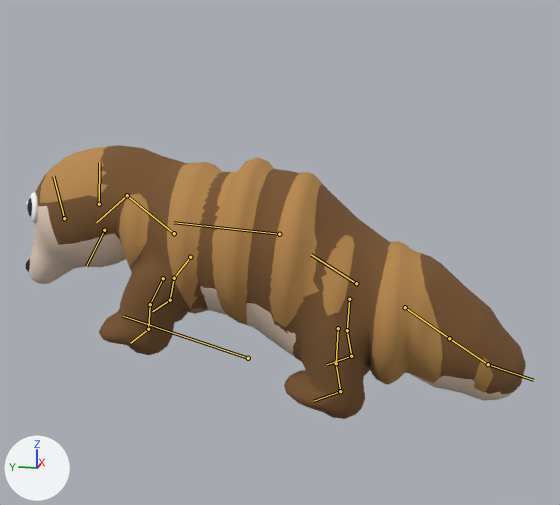
An edit to the glTF model art_sources/own/sunda_pangolin_LOD1.glb, drawn before and after from the same camera.
Before and after are seen from a 50 mm lens placed at (-0.89, -0.221, 0.379), pointed at (0.036, -0.036, 0.147). Lighting does not change. The marker at lower left points along +X, +Y and +Z. The older version comes first. Both versions are drawn at frame 6 of the action 'attack'; the numbers are the values there. The bones that bend it are drawn over the model as lines.

The first picture shows 'sunda_pangolin'.
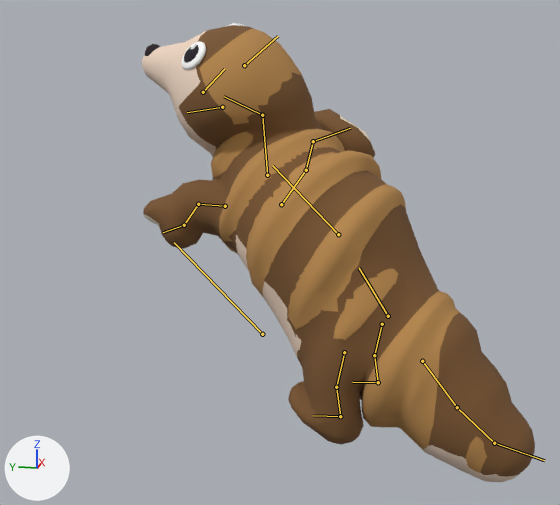
Pixel boxes (x1, y1, x2, y2) of what changed, in the pictures (560 x 505 px):
'sunda_pangolin', posed (21% narrower, 67% taller)
    before: (26, 145, 526, 419)
    after: (141, 23, 535, 482)
bone 'root', root to tip
    before: (248, 358) to (123, 316)
    after: (262, 334) to (174, 242)
bone 'chest', root to tip
    before: (279, 234) to (173, 222)
    after: (338, 234) to (272, 165)
bone 'neck', root to tip
    before: (174, 233) to (127, 195)
    after: (267, 175) to (262, 115)
bone 'head', root to tip
    before: (127, 195) to (96, 222)
    after: (262, 115) to (224, 96)
bone 'fl_upper.L', root to tip
    before: (163, 278) to (150, 304)
    after: (225, 206) to (198, 204)
bone 'fl_lower.L', root to tip
    before: (150, 304) to (148, 329)
    after: (198, 204) to (184, 225)
bone 'fl_foot.L', root to tip
    before: (148, 329) to (130, 343)
    after: (184, 225) to (163, 232)
bone 'fl_upper.R', root to tip
    before: (190, 257) to (174, 278)
    after: (281, 204) to (306, 170)
bone 'fl_lower.R', root to tip
    before: (174, 278) to (170, 300)
    after: (306, 170) to (313, 141)
bone 'fl_foot.R', root to tip
    before: (170, 300) to (152, 311)
    after: (313, 141) to (350, 128)
bone 'tail1', root to tip
    before: (405, 307) to (449, 338)
    after: (422, 361) to (457, 407)
bone 'tail2', root to tip
    before: (449, 338) to (488, 364)
    after: (457, 407) to (494, 443)
bone 'tail3', root to tip
    before: (488, 364) to (533, 380)
    after: (494, 443) to (544, 460)
bone 'hl_upper.L', root to tip
    before: (338, 328) to (336, 363)
    after: (344, 352) to (336, 387)
bone 'hl_lower.L', root to tip
    before: (336, 363) to (340, 391)
    after: (336, 387) to (340, 416)
bone 'hl_foot.L', root to tip
    before: (340, 391) to (313, 401)
    after: (340, 416) to (313, 415)
bone 'hl_upper.R', root to tip
    before: (349, 299) to (347, 330)
    after: (382, 324) to (374, 355)
bone 'hl_lower.R', root to tip
    before: (347, 330) to (351, 356)
    after: (374, 355) to (378, 382)
bone 'hl_foot.R', root to tip
    before: (351, 356) to (327, 364)
    after: (378, 382) to (352, 382)

Patch to the scene script:
```diff
--- a/art_sources/own/sunda_pangolin_LOD1.glb.py
+++ b/art_sources/own/sunda_pangolin_LOD1.glb.py
@@ bone_root @@
 bone_root = bpy.data.objects['sunda_pangolin_rig'].pose.bones['root']
-bone_root.location = (0.0, -0.002, 0.017)
-bone_root.rotation_quaternion = (0.991, 0.133, 0.0, 0.0)  # degrees (15, 0, 0)
-bone_root.scale = (1.0, 1.0, 1.0)
+bone_root.location = (0.022, -0.016, 0.043)
+bone_root.rotation_quaternion = (0.935, 0.319, -0.05, -0.148)  # degrees (38, 0, -18)
+bone_root.scale = (0.97, 1.0, 1.05)
@@ bone_chest @@
 bone_chest = bpy.data.objects['sunda_pangolin_rig'].pose.bones['chest']  # child of 'hips'
-bone_chest.rotation_quaternion = (1.0, 0.0, 0.0, 0.0)  # degrees (0, 0, 0)
+bone_chest.rotation_quaternion = (0.99, 0.061, -0.008, -0.129)  # degrees (7, 0, -15)
@@ bone_neck @@
 bone_neck = bpy.data.objects['sunda_pangolin_rig'].pose.bones['neck']  # child of 'chest'
-bone_neck.rotation_quaternion = (0.983, -0.183, 0.0, 0.0)  # degrees (-21, 0, 0)
+bone_neck.rotation_quaternion = (0.985, 0.05, 0.008, 0.165)  # degrees (6, 0, 19)
@@ bone_head @@
 bone_head = bpy.data.objects['sunda_pangolin_rig'].pose.bones['head']  # child of 'neck'
-bone_head.rotation_quaternion = (0.999, -0.044, 0.0, 0.0)  # degrees (-5, 0, 0)
+bone_head.rotation_quaternion = (0.991, 0.062, 0.007, 0.114)  # degrees (7, 0, 13)
@@ bone_fl_upper_l @@
 bone_fl_upper_l = bpy.data.objects['sunda_pangolin_rig'].pose.bones['fl_upper.L']  # child of 'chest'
-bone_fl_upper_l.rotation_quaternion = (0.994, 0.111, 0.0, 0.0)  # degrees (13, 0, 0)
+bone_fl_upper_l.rotation_quaternion = (0.916, 0.356, 0.067, 0.172)  # degrees (42, 0, 21)
@@ bone_fl_lower_l @@
 bone_fl_lower_l = bpy.data.objects['sunda_pangolin_rig'].pose.bones['fl_lower.L']  # child of 'fl_upper.L'
-bone_fl_lower_l.rotation_quaternion = (0.98, -0.198, 0.0, 0.0)  # degrees (-23, 0, 0)
+bone_fl_lower_l.rotation_quaternion = (0.864, -0.504, 0.0, 0.0)  # degrees (-61, 0, 0)
@@ bone_fl_foot_l @@
 bone_fl_foot_l = bpy.data.objects['sunda_pangolin_rig'].pose.bones['fl_foot.L']  # child of 'fl_lower.L'
-bone_fl_foot_l.rotation_quaternion = (0.996, -0.089, 0.0, 0.0)  # degrees (-10, 0, 0)
+bone_fl_foot_l.rotation_quaternion = (0.988, -0.157, 0.0, 0.0)  # degrees (-18, 0, 0)
@@ bone_fl_upper_r @@
 bone_fl_upper_r = bpy.data.objects['sunda_pangolin_rig'].pose.bones['fl_upper.R']  # child of 'chest'
-bone_fl_upper_r.rotation_quaternion = (0.967, 0.193, 0.0, 0.0)  # degrees (23, 0, 0)
-bone_fl_upper_r.scale = (1.0, 1.0, 1.0)
+bone_fl_upper_r.rotation_quaternion = (0.221, 0.896, 0.373, 0.095)  # degrees (152, 0, 45)
+bone_fl_upper_r.scale = (1.0, 1.53, 1.0)
@@ bone_fl_lower_r @@
 bone_fl_lower_r = bpy.data.objects['sunda_pangolin_rig'].pose.bones['fl_lower.R']  # child of 'fl_upper.R'
-bone_fl_lower_r.rotation_quaternion = (0.975, -0.216, 0.0, 0.0)  # degrees (-25, 0, 0)
+bone_fl_lower_r.rotation_quaternion = (0.966, -0.26, 0.0, 0.0)  # degrees (-30, 0, 0)
@@ bone_fl_foot_r @@
 bone_fl_foot_r = bpy.data.objects['sunda_pangolin_rig'].pose.bones['fl_foot.R']  # child of 'fl_lower.R'
-bone_fl_foot_r.rotation_quaternion = (0.991, -0.133, 0.0, 0.0)  # degrees (-15, 0, 0)
-bone_fl_foot_r.scale = (1.0, 1.0, 1.0)
+bone_fl_foot_r.rotation_quaternion = (0.979, 0.205, 0.0, 0.0)  # degrees (24, 0, 0)
+bone_fl_foot_r.scale = (1.38, 1.38, 1.38)
@@ bone_tail1 @@
 bone_tail1 = bpy.data.objects['sunda_pangolin_rig'].pose.bones['tail1']  # child of 'hips'
-bone_tail1.rotation_quaternion = (1.0, 0.0, 0.0, 0.0)  # degrees (0, 0, 0)
+bone_tail1.rotation_quaternion = (0.997, -0.071, 0.0, 0.0)  # degrees (-8, 0, 0)
@@ bone_tail2 @@
 bone_tail2 = bpy.data.objects['sunda_pangolin_rig'].pose.bones['tail2']  # child of 'tail1'
-bone_tail2.rotation_quaternion = (1.0, 0.0, 0.0, 0.0)  # degrees (0, 0, 0)
+bone_tail2.rotation_quaternion = (0.996, -0.087, 0.0, 0.0)  # degrees (-10, 0, 0)
@@ bone_tail3 @@
 bone_tail3 = bpy.data.objects['sunda_pangolin_rig'].pose.bones['tail3']  # child of 'tail2'
-bone_tail3.rotation_quaternion = (1.0, 0.0, 0.0, 0.0)  # degrees (0, 0, 0)
+bone_tail3.rotation_quaternion = (0.995, -0.103, 0.0, 0.0)  # degrees (-12, 0, 0)
@@ bone_hl_upper_l @@
 bone_hl_upper_l = bpy.data.objects['sunda_pangolin_rig'].pose.bones['hl_upper.L']  # child of 'hips'
-bone_hl_upper_l.rotation_quaternion = (0.994, -0.111, 0.0, 0.0)  # degrees (-13, 0, 0)
+bone_hl_upper_l.rotation_quaternion = (0.972, -0.237, 0.0, 0.0)  # degrees (-27, 0, 0)
@@ bone_hl_lower_l @@
 bone_hl_lower_l = bpy.data.objects['sunda_pangolin_rig'].pose.bones['hl_lower.L']  # child of 'hl_upper.L'
-bone_hl_lower_l.rotation_quaternion = (0.994, -0.111, 0.0, 0.0)  # degrees (-13, 0, 0)
+bone_hl_lower_l.rotation_quaternion = (0.983, -0.183, 0.0, 0.0)  # degrees (-21, 0, 0)
@@ bone_hl_foot_l @@
 bone_hl_foot_l = bpy.data.objects['sunda_pangolin_rig'].pose.bones['hl_foot.L']  # child of 'hl_lower.L'
-bone_hl_foot_l.rotation_quaternion = (0.991, 0.133, 0.0, 0.0)  # degrees (15, 0, 0)
+bone_hl_foot_l.rotation_quaternion = (0.965, 0.262, 0.0, 0.0)  # degrees (30, 0, 0)
@@ bone_hl_upper_r @@
 bone_hl_upper_r = bpy.data.objects['sunda_pangolin_rig'].pose.bones['hl_upper.R']  # child of 'hips'
-bone_hl_upper_r.rotation_quaternion = (0.994, -0.111, 0.0, 0.0)  # degrees (-13, 0, 0)
+bone_hl_upper_r.rotation_quaternion = (0.972, -0.237, 0.0, 0.0)  # degrees (-27, 0, 0)
@@ bone_hl_lower_r @@
 bone_hl_lower_r = bpy.data.objects['sunda_pangolin_rig'].pose.bones['hl_lower.R']  # child of 'hl_upper.R'
-bone_hl_lower_r.rotation_quaternion = (0.994, -0.111, 0.0, 0.0)  # degrees (-13, 0, 0)
+bone_hl_lower_r.rotation_quaternion = (0.983, -0.183, 0.0, 0.0)  # degrees (-21, 0, 0)
@@ bone_hl_foot_r @@
 bone_hl_foot_r = bpy.data.objects['sunda_pangolin_rig'].pose.bones['hl_foot.R']  # child of 'hl_lower.R'
-bone_hl_foot_r.rotation_quaternion = (0.991, 0.133, 0.0, 0.0)  # degrees (15, 0, 0)
+bone_hl_foot_r.rotation_quaternion = (0.965, 0.262, 0.0, 0.0)  # degrees (30, 0, 0)
```
